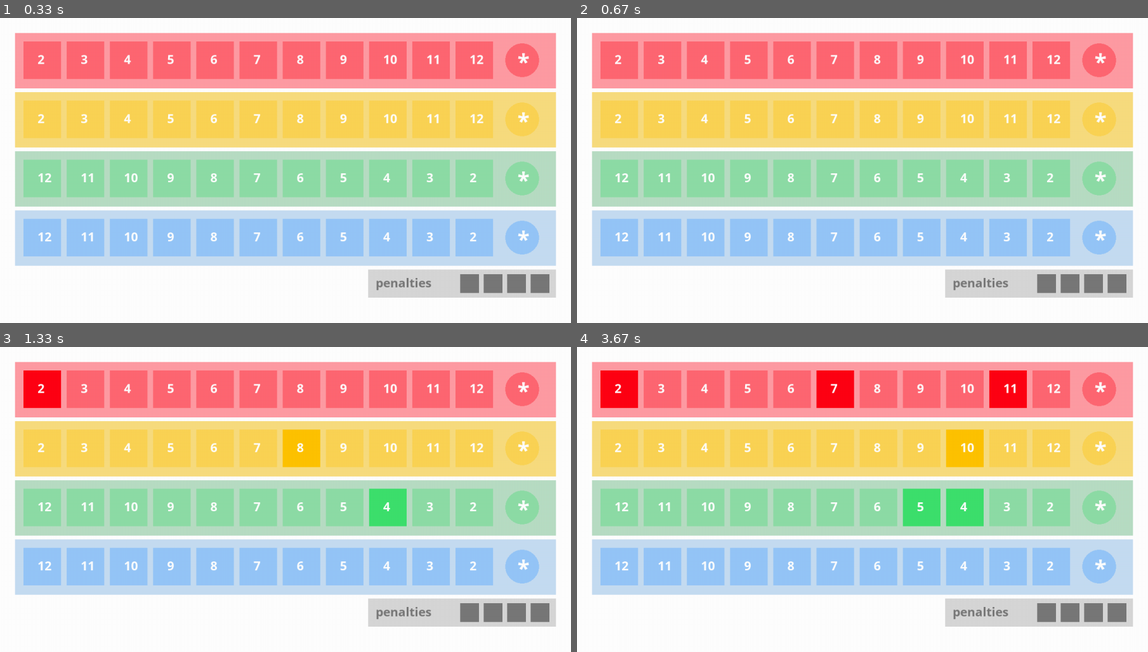
Above: before the commit, frames 1-4 (two rows, left to right).
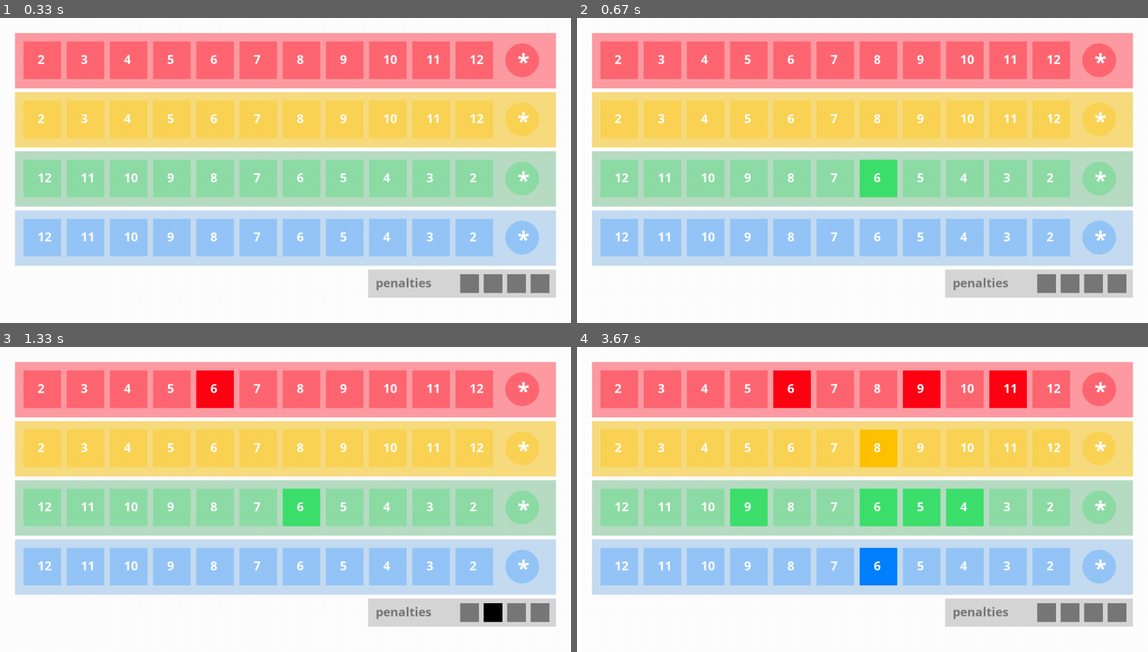
Above: after the commit, the same moments.

Repository: sjanetzki/qwixx-trainer
Game: pygame game, started from game.py
The game is run twice, just before and just after one commit, with the same random seed, the same clock (stepped at 60 frames per second) and the same inputs.
Inputs (mouse positions are in pixels of both pictures, inside the frame that each line leads up to):
- Up to frame 1 (0.33 s): no input
- Up to frame 2 (0.67 s): click (862, 170) at 0.38 s
- Up to frame 3 (1.33 s): press the mouse at (216, 389) at 0.7 s; move the mouse to (194, 389) at 0.8 s; release the mouse at (171, 389) at 0.93 s; press the mouse at (302, 447) at 1.03 s; move the mouse to (399, 530) at 1.13 s; release the mouse at (502, 615) at 1.27 s
- Up to frame 4 (3.67 s): click (771, 398) at 1.38 s; press the mouse at (919, 389) at 1.7 s; move the mouse to (788, 438) at 1.8 s; release the mouse at (651, 490) at 1.93 s; press the mouse at (919, 508) at 2.03 s; move the mouse to (999, 444) at 2.13 s; release the mouse at (1073, 383) at 2.27 s; press the mouse at (1005, 389) at 2.37 s; move the mouse to (919, 386) at 2.47 s; release the mouse at (833, 383) at 2.6 s; press the mouse at (879, 566) at 2.7 s; move the mouse to (942, 490) at 2.8 s; release the mouse at (1005, 414) at 2.93 s; press the mouse at (965, 508) at 3.03 s; move the mouse to (936, 493) at 3.13 s; release the mouse at (908, 481) at 3.27 s; press the mouse at (793, 389) at 3.37 s; move the mouse to (765, 450) at 3.47 s; release the mouse at (742, 511) at 3.6 s

Frame 1 is identical in both runs. In frame 2, 0.8% of the frame differs, in the area x 49-57%, y 46-59%; in frame 3, 4.2%; in frame 4, 7.3%, in the area x 4-72%, y 7-79%.

Commit message:
#2 Make cross via UI

Diff:
--- a/game.py
+++ b/game.py
@@ -2,7 +2,7 @@
 from board import Board
 from ai_player import AiPlayer
 from human_player import HumanPlayer
-from pygame_ui import PyGameUi
+from ui_pygame import PyGameUi
 import numpy as np
 
 
@@ -80,12 +80,7 @@
 if __name__ == "__main__":
     ui = PyGameUi()
     ui.show_background()
-    game = Game([AiPlayer("meep", 2, np.random.randn(18), np.random.randn(18), np.random.randn(18), ui),
-                 AiPlayer("gans", 2, np.random.randn(18), np.random.randn(18), np.random.randn(18))])
-    # game = Game([ai("alice", 2, np.random.randn(27), 0), ai("bob", 2, np.random.randn(27), 0),
-    #              ai("cia", 2, np.random.randn(27), 0)], 3)
-    # game = Game([ai("alice", 2, np.random.randn(27), np.random.randn(27), np.random.randn(27)),
-    # ai("bob", 2, np.random.randn(27), np.random.randn(27), np.random.randn(27)),
-    # ai("cia", 2, np.random.randn(27), np.random.randn(27), np.random.randn(27))])
-
+    # game = Game([AiPlayer("meep", 2, np.random.randn(18), np.random.randn(18), np.random.randn(18), ui),
+    # AiPlayer("gans", 2, np.random.randn(18), np.random.randn(18), np.random.randn(18))])
+    game = Game([HumanPlayer("meep", 2, ui)])
     game.play()
--- a/human_player.py
+++ b/human_player.py
@@ -46,81 +46,10 @@
         print(" You got white_0 {}".format(white_0) + " and white_1 {}".format(white_1))
         print("Your Colors are red {}".format(red) + ", yellow {}".format(yellow) + ", green {}".format(green) +
               ", blue {}.".format(blue))
-        print("Do you want to cross number {} somewhere? (x or no)".format(white_0 + white_1))
-        ans = input()
-        if ans == "x" or ans == "X":
-            while len(wish) == 0:
-                print("In which row? (red, yellow, green or blue)")
-                row_wish = input()
-                if row_wish == "red":
-                    wish.append((0, white_0 + white_1))
-                elif row_wish == "yellow":
-                    wish.append((1, white_0 + white_1))
-                elif row_wish == "green":
-                    wish.append((2, white_0 + white_1))
-                elif row_wish == "blue":
-                    wish.append((3, white_0 + white_1))
-                else:
-                    print("Please type correctly")
-        else:
-            "You haven't set a white cross"
-
-        print(" You got white_0 {}".format(white_0) + " and white_1 {}".format(white_1))
-        print("Your Colors are red {}".format(red) + ", yellow {}".format(yellow) + ", green {}".format(green) +
-              ", blue {}.".format(blue))
-        print(" Do you want to make a cross in one of the rows? (x/ no)")
-        ans_1 = input()
-        while ans_1 != "x" and ans_1 != "no":
-            print("Com'on, don't be stupid! Ok, you get another input (x or no)")
-            ans_1 = input()
-        if ans_1 == "no":
-            wish.append((4, self.board.penalties))
-            print("self.wish: {}".format(wish))
-            return wish
-        else:
-            print("Which colored dice? (red, yellow, green or blue)")
-            ans_2 = input()
-            while ans_2 != "red" and ans_2 != "yellow" and ans_2 != "green" and ans_2 != "blue" and ans_2 != "help":
-                print("Which colored dice? (red, yellow, green or blue)")
-                ans_2 = input()
-            print("which white dice? (white_0 or white_1)")
-            ans_3 = input()
-            while ans_3 != "white_0" and ans_3 != "white_1" and ans_3 != "help":
-                print("which white dice? (white_0 or white_1)")
-                ans_3 = input()
-
-            if ans_2 == "red":
-                row = 0
-                a = lst_eyes[2]
-            elif ans_2 == "yellow":
-                row = 1
-                a = lst_eyes[3]
-            elif ans_2 == "green":
-                row = 2
-                a = lst_eyes[4]
-            elif ans_2 == "blue":
-                row = 3
-                a = lst_eyes[5]
-
-            if ans_3 == "white_0":
-                b = lst_eyes[0]
-            elif ans_3 == "white_1":
-                b = lst_eyes[1]
-
-            wish.append((row, (a + b)))
-            return wish
-
-    def inform(self, crosses_lst, completed_rows):
-        for i in range(self.opponents):
-            lst = crosses_lst[i]
-            for c in lst:
-                if c is not None:
-                    print(self.others[i].cross(c, completed_rows))
-        lst = crosses_lst[-1]
-        for c in lst:
-            if c is not None:
-                print(self.board.cross(c, completed_rows))
-        self.board.show()
+        assert(self.ui is not None)
+        wish.append(self.ui.get_turn())
+        wish.append(self.ui.get_turn())
+        return wish
 
     def end(self, points):
         print("Your points: {}".format(points))
--- a/pygame_ui.py
+++ b/ui_pygame.py
@@ -1,7 +1,10 @@
+from player import CrossPossibility
 import pygame
 
 
 class PyGameUi(object):
+
+    pygame.init()
 
     black = (0, 0, 0)  # upper- or lowercase letters?
     dark_grey = (120, 120, 120)
@@ -23,55 +26,59 @@
     def __init__(self):
         size = (1216, 650)
         self.screen = pygame.display.set_mode(size)
-        self.mouse_down = False
+        self.is_mouse_down = False
+        self.last_action = None
         self.crosses_by_color = [set(), set(), set(), set()]
         self.penalties = 0
 
     def show_background(self) -> None:
         """shows board as a with pygame functions"""
-        pygame.init()
         pygame.display.set_caption("Qwixx Board")
-        done = False
-        clock = pygame.time.Clock()
-        while not done:
-            done = True
+        self.screen.fill(PyGameUi.white)
+        font = pygame.font.SysFont('Comic Sans MS', 28, True, False)
+        lock = pygame.font.SysFont('Comic Sans MS', 50, True, False)
+
+        for row in range(4):
             for event in pygame.event.get():  # User did something
                 if event.type == pygame.QUIT:  # If user clicked close
-                    done = True  # Flag that we are done so we exit this loop
+                    PyGameUi.close()
+                    return
+            inactive_color, background_color, active_color = PyGameUi.convert_row_to_color(row)
+            pygame.draw.rect(self.screen, background_color, [32, 32 + 126 * row, 1152, 118],
+                             0)  # box behind the buttons
+            for eyes in range(0, 11):
+                self.button(eyes, 80, 80, inactive_color, active_color)
+                text = font.render("{}".format(int(eyes + 2)), True, PyGameUi.white)
+                if row < 2:
+                    self.screen.blit(text, [80 + 92 * eyes, 126 * row + 70])
+                else:
+                    self.screen.blit(text, [80 + 92 * (10 - eyes), 126 * row + 70])
+            self.button(12, 72, 72, inactive_color, active_color, True)
+            text = lock.render("*", True, PyGameUi.white)
+            self.screen.blit(text, [1102, 90 * (row + 1) + 36 * row - 30])
 
-            self.screen.fill(PyGameUi.white)
-            font = pygame.font.SysFont('Comic Sans MS', 28, True, False)
-            lock = pygame.font.SysFont('Comic Sans MS', 50, True, False)
+        pygame.draw.rect(self.screen, PyGameUi.light_grey, [784, 536, 400, 60], 0)
+        for eyes in range(1, 5):
+            self.button(eyes, 40, 40, PyGameUi.dark_grey, PyGameUi.black)
+        text = font.render("penalties", True, PyGameUi.dark_grey)
+        self.screen.blit(text, [800, 546])
+        clock = pygame.time.Clock()
+        clock.tick(60)
+        pygame.display.flip()
 
-            for row in range(4):
-                inactive_color, background_color, active_color = PyGameUi.convert_row_to_color(row)
-                pygame.draw.rect(self.screen, background_color, [32, 32 + 126 * row, 1152, 118], 0)   # box behind the buttons
-                for eyes in range(0, 11):
-                    self.button(eyes, 80, 80, inactive_color, active_color)
-                    text = font.render("{}".format(int(eyes + 2)), True, PyGameUi.white)
-                    if row < 2:
-                        self.screen.blit(text, [80 + 92 * eyes, 126 * row + 70])
-                    else:
-                        self.screen.blit(text, [80 + 92 * (10 - eyes), 126 * row + 70])
-                self.button(12, 72, 72, inactive_color, active_color, True)
-                text = lock.render("*", True, PyGameUi.white)
-                self.screen.blit(text, [1102, 90 * (row + 1) + 36 * row - 30])
-
-            pygame.draw.rect(self.screen, PyGameUi.light_grey, [784, 536, 400, 60], 0)
-            for eyes in range(1, 5):
-                self.button(eyes, 40, 40, PyGameUi.dark_grey, PyGameUi.black)
-            text = font.render("penalties", True, PyGameUi.dark_grey)
-            self.screen.blit(text, [800, 546])
-            pygame.display.flip()
-            clock.tick(60)
-        # pygame.quit()
+    def get_turn(self):
+        while self.last_action is None:
+            self.show_background()
+        last_action = self.last_action
+        self.last_action = None
+        return last_action
 
     def button(self, eyes, w, h, inactive_color, active_color, circle=False):
         mouse = pygame.mouse.get_pos()
         click = pygame.mouse.get_pressed()
         x, y = PyGameUi.convert_eyes_to_coordinates(PyGameUi.convert_color_to_row(active_color), eyes, circle)
         if click[0] == 0:
-            self.mouse_down = False
+            self.is_mouse_down = False
 
         # choose color for button
         if PyGameUi.is_mouse_over_button(x, y, w, h, circle, mouse):
@@ -101,24 +108,28 @@
 
     def click_button(self, x, active_color) -> bool:  # comparable to 'cross()'
         """sets a cross chosen by the player"""
-        if self.mouse_down:
+        if self.is_mouse_down or self.last_action is not None:
             return False
-        self.mouse_down = True
+        self.is_mouse_down = True
         row = active_color
         eyes = PyGameUi.convert_coordinates_to_eyes(row, x)
 
         if eyes is not None:
             if row == PyGameUi.red_vibrant:
-                self.crosses_by_color[0].add(eyes)
+                self.last_action = CrossPossibility(0, eyes)
             if row == PyGameUi.yellow_vibrant:
-                self.crosses_by_color[1].add(eyes)
+                self.last_action = CrossPossibility(1, eyes)
             if row == PyGameUi.green_vibrant:
-                self.crosses_by_color[2].add(eyes)
+                self.last_action = CrossPossibility(2, eyes)
             if row == PyGameUi.blue_vibrant:
-                self.crosses_by_color[3].add(eyes)
+                self.last_action = CrossPossibility(3, eyes)
 
         if row == PyGameUi.black and eyes - 1 == self.penalties:
-            self.penalties += 1
+            self.last_action = CrossPossibility(4, None)
+
+    @staticmethod
+    def close():
+        pygame.quit()
 
     @staticmethod
     def is_mouse_over_button(x, y, w, h, circle, mouse) -> bool:
